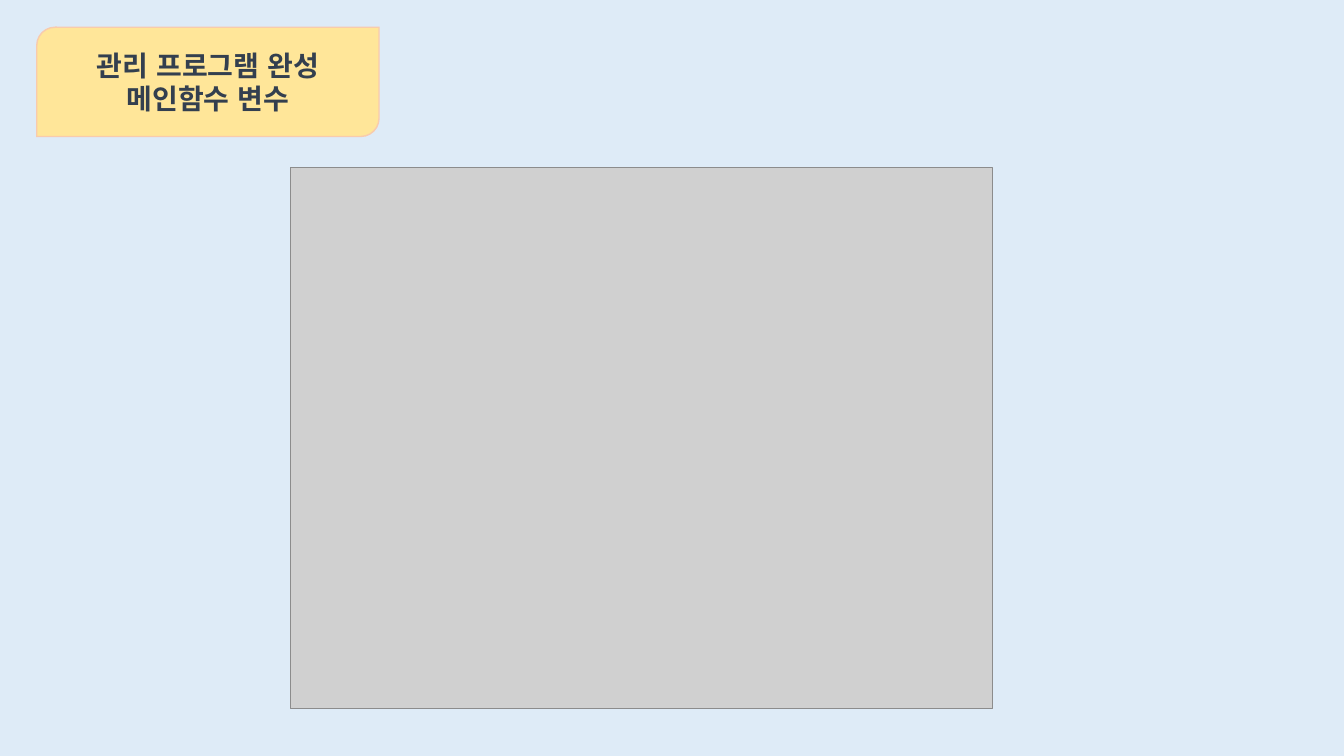
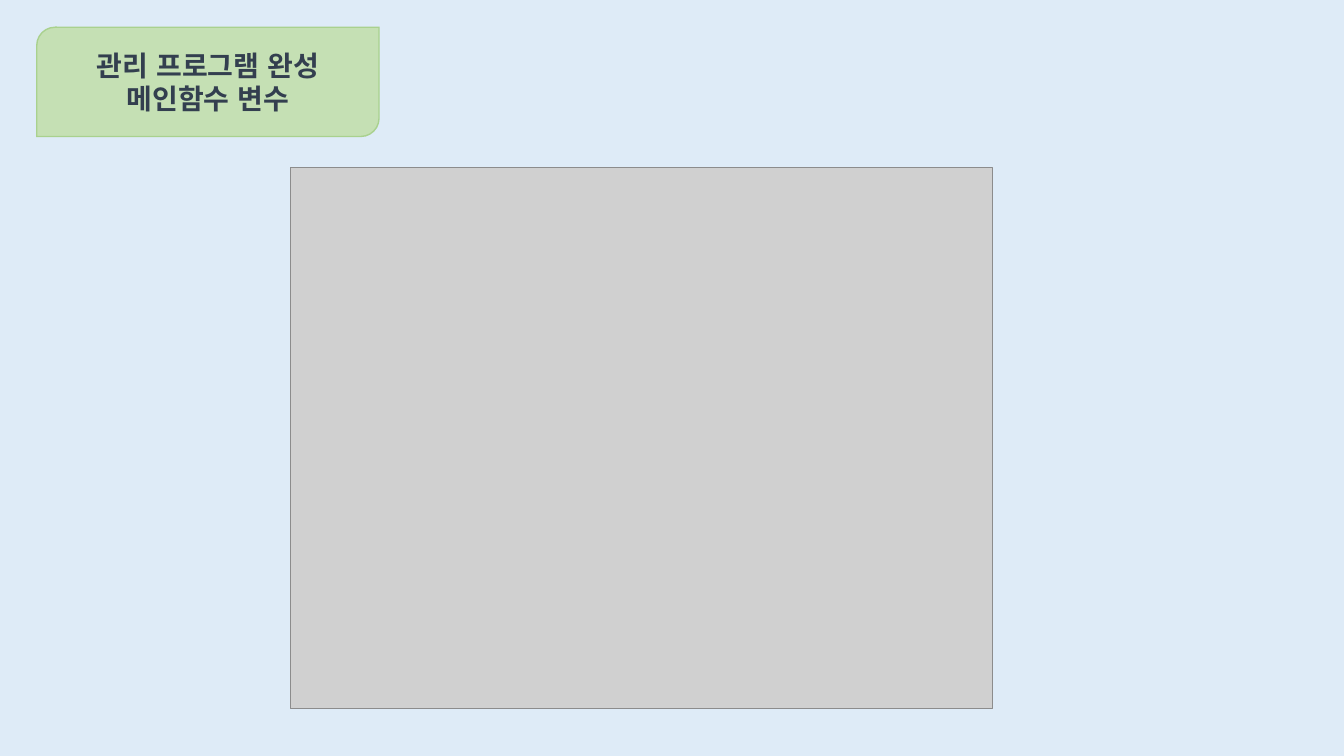
Before and after one commit to limjh0513/DGSW_studentsmanage, a slide deck: slide 6 of 자료구조.pptx. Drawn at 1344x756 pixels with LibreOffice and Linux fonts; fonts in the diff are those of the drawing; grey boxes stand for pictures. Boxes give left, top, right and bottom in pixels: in the first picture for what was removed or moved away, otherwise in the second. Text is boxed around its words. In the diff, an @@ line names an element or a change of style, - is before the commit and + after.

```diff
--- a/자료구조.pptx
+++ b/자료구조.pptx
@@ round diag rect "관리 프로그램 완성" at (36, 27, 379, 136): fill #FFE699 to #C5E0B4; outline #F8CBAD 1 pt to #A9D18E 1 pt @@
```
Also in this commit, not shown: 12 other slides changed, 1 slide removed.
